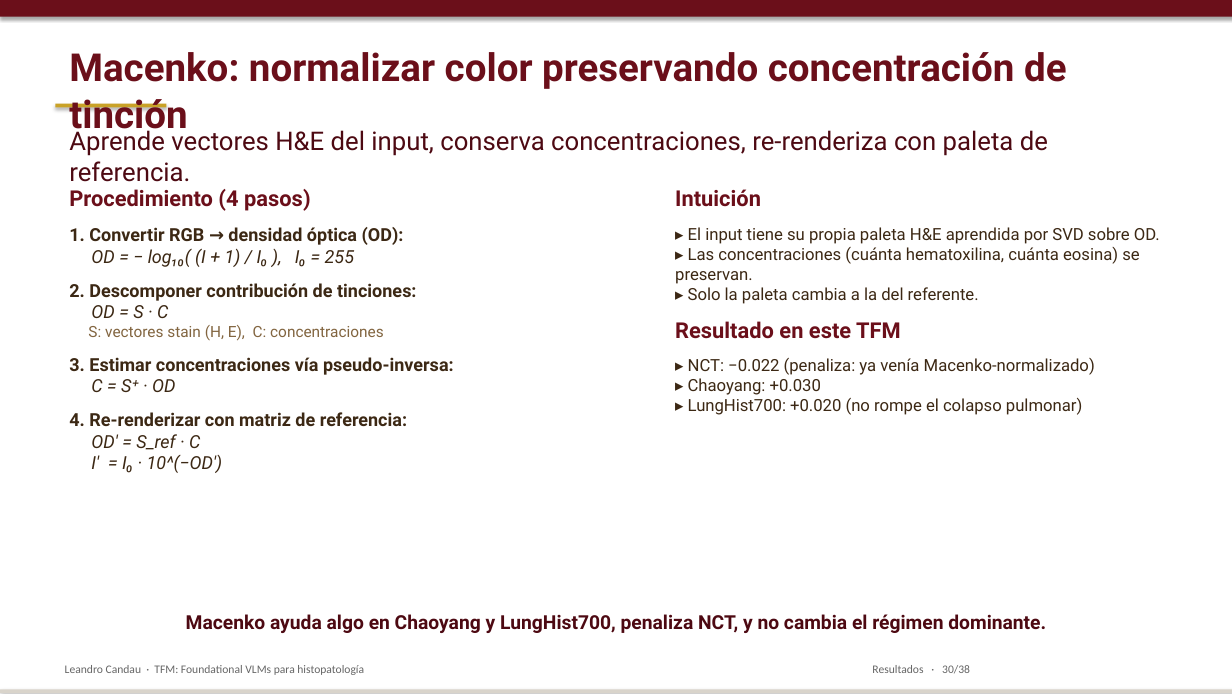
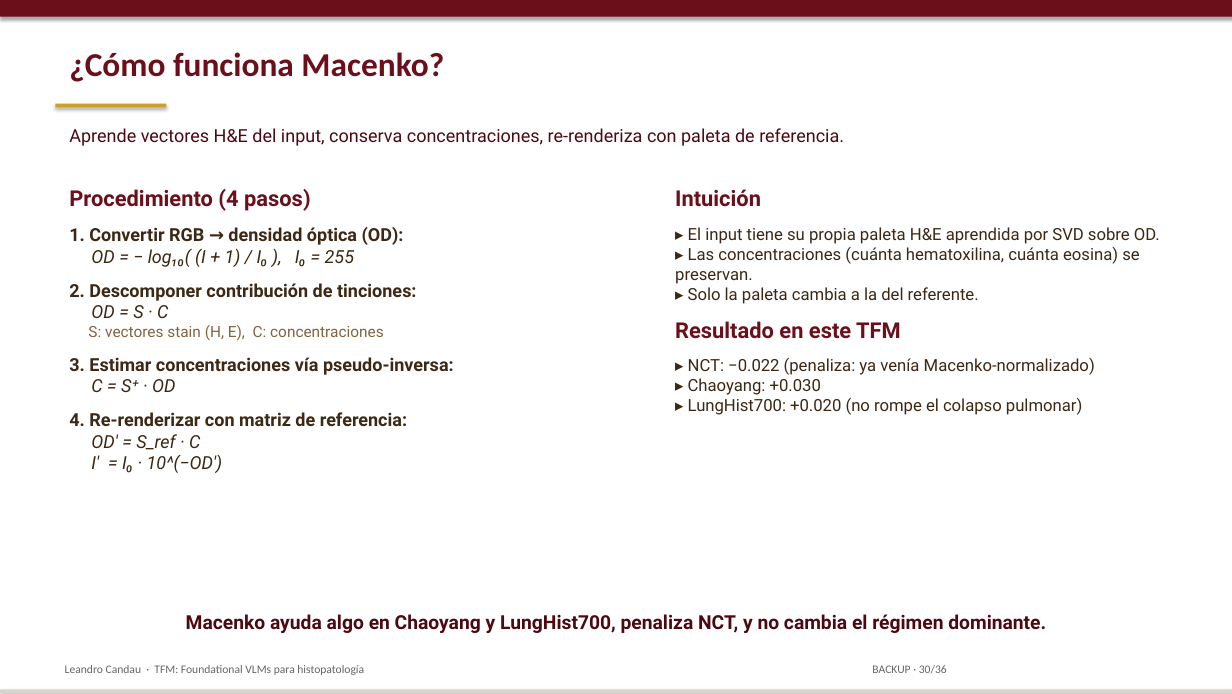
Before and after one commit to lcandau/histopathology-clip-lab, a slide deck: slide 30 of report/TFM_defense.pptx. Drawn at 1232x694 pixels with LibreOffice and Linux fonts; fonts in the diff are those of the drawing. Boxes give left, top, right and bottom in pixels: in the first picture for what was removed or moved away, otherwise in the second. Text is boxed around its words. In the diff, an @@ line names an element or a change of style, - is before the commit and + after.

```diff
--- a/report/TFM_defense.pptx
+++ b/report/TFM_defense.pptx
@@ text at <box>69,52,444,82</box>: text changed; size 30 to 26 pt; font Roboto to Calibri @@
-Macenko: normalizar color preservando concentración de tinción
+¿Cómo funciona Macenko?
@@ text "Aprende vectores H&E del input, ..." at <box>69,128,844,146</box>: size 20 to 14 pt @@
@@ text at <box>872,665,947,673</box>: text changed @@
-Resultados · 30/38
+BACKUP · 30/36
```
Also in this commit, not shown: 28 other slides changed, 1 slide added, 3 slides removed.
